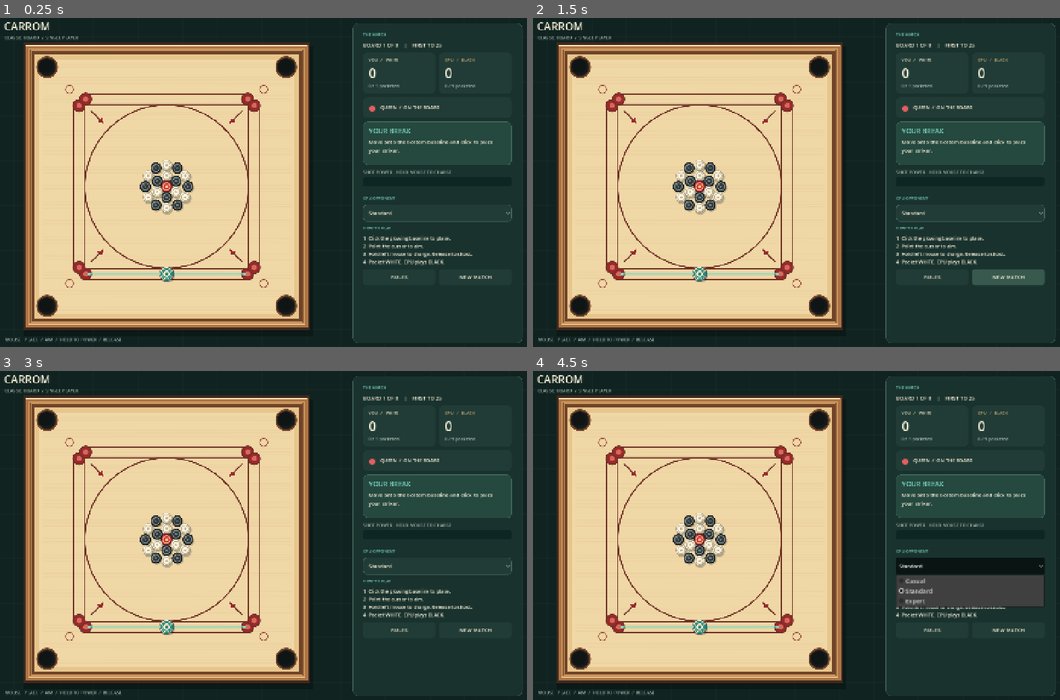
Above: before the commit, frames 1-4 (two rows, left to right).
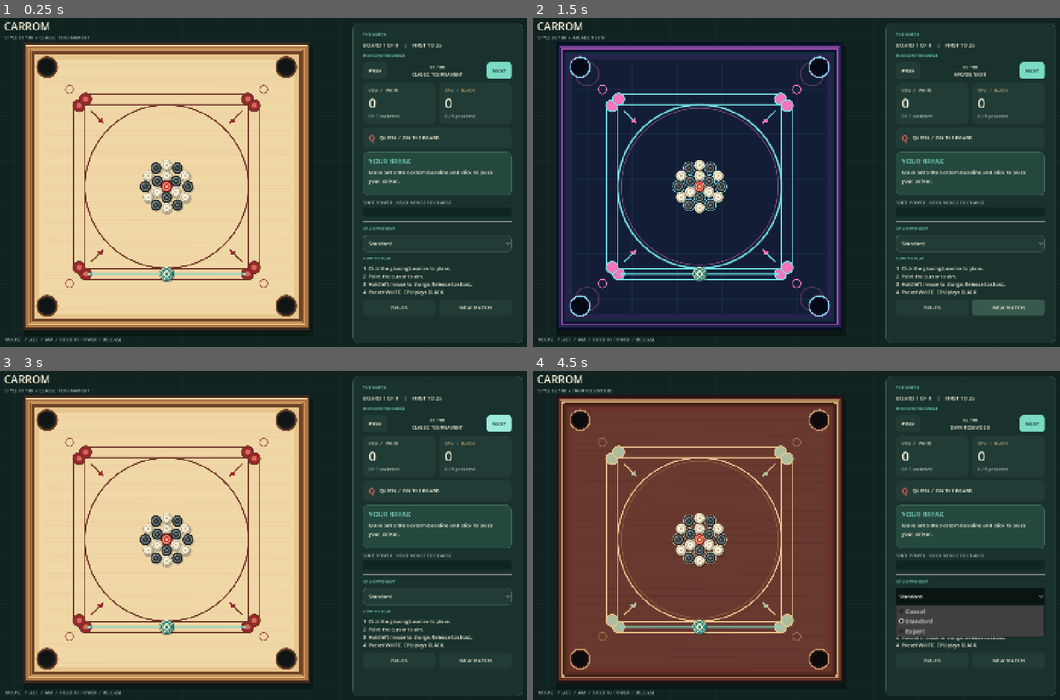
Above: after the commit, the same moments.

Repository: Tekknobot/carromclassic
Game: Godot game, scene res://scenes/main.tscn
The game is run twice, just before and just after one commit, with the same random seed, the same clock (stepped at 60 frames per second) and the same inputs.
Inputs (mouse positions are in pixels of both pictures, inside the frame that each line leads up to):
- Up to frame 1 (0.25 s): no input
- Up to frame 2 (1.5 s): click (907, 70) at 0.5 s, where only the run after the commit has a clickable "PREV"; click "NEW MATCH" at 1.25 s
- Up to frame 3 (3 s): click "NEW MATCH" at 2 s; click (500, 423) at 2.75 s, where only the run after the commit has a clickable "NEXT"
- Up to frame 4 (4.5 s): click (1033, 423) at 3.5 s, where only the run after the commit has a clickable "NEXT"; click "Standard" at 4.25 s

The runs differ from the first frame. In frame 1, 4.6% of the frame differs, in the area x 0-98%, y 5-89%; in frame 2, 52%; in frame 3, 4.6%; in frame 4, 54%, in the area x 0-98%, y 5-95%.

Commit message:
Add new board designs.

Diff:
--- a/project.godot
+++ b/project.godot
@@ -14,7 +14,11 @@
 config/description="Top-down 2D carrom with a mouse-first striker, classic rules and a shot-planning CPU."
 run/main_scene="res://scenes/main.tscn"
 config/features=PackedStringArray("4.6", "GL Compatibility")
+boot_splash/bg_color=Color(0, 0, 0, 1)
+boot_splash/stretch_mode=0
+boot_splash/image="uid://cetdmctvmeu7v"
 config/icon="res://icon.svg"
+boot_splash/minimum_display_time=2000
 
 [display]
 
--- a/scenes/main.tscn
+++ b/scenes/main.tscn
@@ -1,8 +1,8 @@
-[gd_scene load_steps=2 format=3]
+[gd_scene format=3 uid="uid://b8cqpewg07x3f"]
 
-[ext_resource type="Script" path="res://scripts/game.gd" id="1_game"]
+[ext_resource type="Script" uid="uid://cylh8c1crjmy" path="res://scripts/game.gd" id="1_game"]
 
-[node name="CarromGame" type="Control"]
+[node name="CarromGame" type="Control" unique_id=1779148313]
 layout_mode = 3
 anchors_preset = 15
 anchor_right = 1.0
--- a/scripts/carrom_board.gd
+++ b/scripts/carrom_board.gd
@@ -9,6 +9,41 @@
 const RED := Color("#9b292d")
 const CREAM := Color("#fff6dc")
 const GLOW := Color("#80d9c2")
+
+# Style 0 deliberately uses the original hand-drawn tournament board unchanged.
+# The seven additional designs are cosmetic; geometry and physics never change.
+const STYLE_NAMES := [
+	"CLASSIC TOURNAMENT", "DARK ROSEWOOD", "IVORY & WALNUT", "MODERN MINIMAL",
+	"VINTAGE HERITAGE", "BLACK & GOLD", "COASTAL TEAK", "ARCADE NEON"
+]
+const STYLE_PALETTES := [
+	{},
+	{"outer": "#241212", "rim": "#693329", "trim": "#cfac70", "inner": "#442019", "lip": "#572b23", "surface": "#68392f", "ink": "#e9c88d", "mark": "#adbd9d", "detail": "#b98958", "pocket": "#100d11", "pocket_ring": "#bd9165", "grain": "#230f11"},
+	{"outer": "#38251d", "rim": "#69442b", "trim": "#b58a55", "inner": "#54351f", "lip": "#dcc392", "surface": "#f3e6c8", "ink": "#713a2e", "mark": "#a94f43", "detail": "#ae8958", "pocket": "#19191b", "pocket_ring": "#825b40", "grain": "#8b6b48"},
+	{"outer": "#232c34", "rim": "#46535b", "trim": "#a9b6b7", "inner": "#283740", "lip": "#b6c5c3", "surface": "#d9ded6", "ink": "#475861", "mark": "#b26d55", "detail": "#849a9b", "pocket": "#141b23", "pocket_ring": "#52676b", "grain": "#52676b"},
+	{"outer": "#4a251a", "rim": "#915b32", "trim": "#d6a969", "inner": "#66321e", "lip": "#bd854c", "surface": "#d5aa69", "ink": "#6e2d25", "mark": "#9f3d2b", "detail": "#744627", "pocket": "#24150f", "pocket_ring": "#a75d36", "grain": "#76411d"},
+	{"outer": "#090c10", "rim": "#272628", "trim": "#b49554", "inner": "#12171a", "lip": "#55503b", "surface": "#20252a", "ink": "#c9ae71", "mark": "#f6db9a", "detail": "#82704c", "pocket": "#06090c", "pocket_ring": "#d1b776", "grain": "#778084"},
+	{"outer": "#394335", "rim": "#725338", "trim": "#c0a270", "inner": "#6f5a3c", "lip": "#d6bb8e", "surface": "#dabc89", "ink": "#336a66", "mark": "#a35140", "detail": "#6a9b90", "pocket": "#172b29", "pocket_ring": "#4c7870", "grain": "#8b6135"},
+	{"outer": "#080e22", "rim": "#25234b", "trim": "#a852bb", "inner": "#10142e", "lip": "#152c40", "surface": "#131e36", "ink": "#73e3e8", "mark": "#f674ba", "detail": "#697cd7", "pocket": "#050b1b", "pocket_ring": "#70d7e4", "grain": "#36618c"}
+]
+
+var style_index: int = 0
+
+func set_style(value: int) -> void:
+	style_index = posmod(value, STYLE_NAMES.size())
+	queue_redraw()
+
+func get_style_name() -> String:
+	return STYLE_NAMES[style_index]
+
+func _skin_color(key: String) -> Color:
+	return Color(str(STYLE_PALETTES[style_index][key]))
+
+func _ink() -> Color:
+	return INK if style_index == 0 else _skin_color("ink")
+
+func _red() -> Color:
+	return RED if style_index == 0 else _skin_color("mark")
 
 var discs: Array = []
 var side: int = 0
@@ -25,6 +60,22 @@
 	queue_redraw()
 
 func _draw() -> void:
+	if style_index == 0:
+		_draw_classic_board()
+	else:
+		_draw_alternate_board()
+	# Subtle highlight of active player's placement zone.
+	if display_striker:
+		var baseline_y := base_y(side)
+		var ac := (Color("#68e9ed") if side == 0 else Color("#f4ad7b")) if style_index == 7 else (GLOW if side == 0 else Color("#e3b87d"))
+		draw_line(Vector2(132, baseline_y), Vector2(548, baseline_y), Color(ac, 0.34), 5.0, true)
+		draw_line(Vector2(132, baseline_y), Vector2(548, baseline_y), Color(ac, 0.92), 1.6, true)
+		for end_x in [132.0, 548.0]:
+			draw_circle(Vector2(end_x, baseline_y), 3.0, ac, true, -1.0, true)
+	_draw_discs()
+	_draw_aim()
+
+func _draw_classic_board() -> void:
 	# Cast-shadow, solid wood frame, inner inset and warm playing veneer.
 	draw_rect(Rect2(-43, -34, 775, 774), Color(0.0, 0.0, 0.0, 0.28), true)
 	draw_rect(Rect2(-43, -43, 766, 766), Color("#3f291e"), true)
@@ -67,16 +118,157 @@
 	for ix in [81.0, S - 81.0]:
 		for iy in [81.0, S - 81.0]:
 			draw_arc(Vector2(ix, iy), 10.5, 0.0, TAU, 32, Color("#9c503d"), 1.2, true)
-	# Subtle highlight of active player's placement zone.
-	if display_striker:
-		var baseline_y := base_y(side)
-		var ac := GLOW if side == 0 else Color("#e3b87d")
-		draw_line(Vector2(132, baseline_y), Vector2(548, baseline_y), Color(ac, 0.34), 5.0, true)
-		draw_line(Vector2(132, baseline_y), Vector2(548, baseline_y), Color(ac, 0.92), 1.6, true)
-		for end_x in [132.0, 548.0]:
-			draw_circle(Vector2(end_x, baseline_y), 3.0, ac, true, -1.0, true)
-	_draw_discs()
-	_draw_aim()
+
+func _draw_alternate_board() -> void:
+	var outer := _skin_color("outer")
+	var rim := _skin_color("rim")
+	var trim := _skin_color("trim")
+	var inner := _skin_color("inner")
+	var lip := _skin_color("lip")
+	var surface := _skin_color("surface")
+	var ink := _ink()
+	var mark := _red()
+	var detail := _skin_color("detail")
+	var grain := _skin_color("grain")
+	# Constant outer dimensions and playable surface across every theme.
+	draw_rect(Rect2(-43, -34, 775, 774), Color(0, 0, 0, 0.33), true)
+	draw_rect(Rect2(-43, -43, 766, 766), outer, true)
+	draw_rect(Rect2(-37, -37, 754, 754), rim, true)
+	draw_rect(Rect2(-29, -29, 738, 738), trim, true)
+	draw_rect(Rect2(-25, -25, 730, 730), inner, true)
+	draw_rect(Rect2(-19, -19, 718, 718), lip, true)
+	draw_rect(Rect2(-12, -12, 704, 704), rim, true)
+	draw_rect(Rect2(0, 0, S, S), surface, true)
+	# Frames receive distinct inlays without increasing their collision bounds.
+	for j in range(3):
+		var inset := float(j) * 3.0
+		var edge := Color(trim, 0.83 if j == 0 else 0.38)
+		draw_rect(Rect2(-33 + inset, -33 + inset, 746 - inset * 2.0, 746 - inset * 2.0), edge, false, 1.0)
+	# Material details are subtle so every disc remains clearly legible.
+	match style_index:
+		1: # Polished rosewood, continuous lateral grain and brass joinery.
+			for i in range(86):
+				var y := float((i * 41 + 17) % 676) + 2.0
+				var bend := sin(float(i) * 1.91) * 3.7
+				draw_line(Vector2(5, y), Vector2(S - 5.0, y + bend), Color(grain, 0.11 if i % 4 == 0 else 0.052), 1.0)
+			for corner_x in [-24.0, S + 24.0]:
+				for corner_y in [-24.0, S + 24.0]:
+					draw_circle(Vector2(corner_x, corner_y), 3.5, trim)
+					draw_circle(Vector2(corner_x - 0.8, corner_y - 0.8), 1.1, Color("#f6d8a1"))
+		2: # Porcelain-like ivory face and walnut frame.
+			for i in range(41):
+				var x := float(i * 19 + 5)
+				draw_line(Vector2(x, 4), Vector2(x - 8, S - 4), Color(grain, 0.025), 1.0)
+			for t in range(4):
+				draw_rect(Rect2(16 + float(t) * 4.0, 16 + float(t) * 4.0, 648 - float(t) * 8.0, 648 - float(t) * 8.0), Color(detail, 0.14 if t == 0 else 0.045), false, 1.0)
+		3: # Contemporary matte face, almost no grain.
+			for k in range(4):
+				var y := 45.0 + float(k) * 196.0
+				draw_line(Vector2(50, y), Vector2(S - 50, y), Color(grain, 0.035), 1.0)
+			for k in range(4):
+				var x := 45.0 + float(k) * 196.0
+				draw_line(Vector2(x, 50), Vector2(x, S - 50), Color(grain, 0.035), 1.0)
+		4: # Amber patina and small hand-carved marks.
+			for i in range(93):
+				var y := float((i * 43 + 21) % 672) + 4.0
+				draw_line(Vector2(7, y), Vector2(S - 8, y + sin(float(i)) * 2.8), Color(grain, 0.045 if i % 3 else 0.09), 1.0)
+			for x in [43.0, 637.0]:
+				for y in [43.0, 637.0]:
+					draw_arc(Vector2(x, y), 15.0, 0.0, TAU, 48, Color(detail, 0.45), 1.2, true)
+					draw_arc(Vector2(x, y), 9.0, 0.0, TAU, 40, Color(mark, 0.35), 1.0, true)
+		5: # Jet-black enamel with hairline metallic machining.
+			for i in range(48):
+				var y := float(i) * 14.0 + 10.0
+				draw_line(Vector2(10, y), Vector2(S - 10, y), Color(grain, 0.027), 1.0)
+			for x in [42.0, 638.0]:
+				for y in [42.0, 638.0]:
+					_draw_diamond(Vector2(x, y), 11.0, Color(trim, 0.57))
+		6: # Sun-warmed teak: plank seams and turquoise accents.
+			for i in range(1, 8):
+				var x := float(i) * 85.0
+				draw_line(Vector2(x, 5.0), Vector2(x, S - 5.0), Color(grain, 0.095), 1.2)
+			for i in range(68):
+				var y := float((i * 29 + 7) % 673) + 4.0
+				draw_line(Vector2(8, y), Vector2(S - 8, y + sin(float(i) * 1.4)), Color(grain, 0.045), 1.0)
+		7: # Sleek arcade board with fine luminous grid lines.
+			for i in range(1, 17):
+				var x := float(i) * 40.0
+				draw_line(Vector2(x, 4), Vector2(x, S - 4), Color(ink, 0.055), 1.0)
+				draw_line(Vector2(4, x), Vector2(S - 4, x), Color(ink, 0.055), 1.0)
+			for k in range(4):
+				var at := Vector2(40.0 if k % 2 == 0 else 640.0, 40.0 if k < 2 else 640.0)
+				draw_arc(at, 31.0, 0, TAU, 60, Color(mark, 0.25), 2.5, true)
+	# All boards retain the official-style center ring and four baseline layouts.
+	var c := Vector2(S * 0.5, S * 0.5)
+	var line_width := 1.7 if style_index == 3 else 2.25
+	if style_index == 7:
+		draw_arc(c, 218.0, 0.0, TAU, 160, Color(ink, 0.17), 6.0, true)
+		draw_arc(c, 218.0, 0.0, TAU, 160, Color(ink, 0.28), 3.7, true)
+	draw_arc(c, 218.0, 0, TAU, 160, ink, line_width, true)
+	draw_arc(c, 14.65, 0, TAU, 48, ink, 2.6, true)
+	draw_circle(c, 7.0, mark)
+	if style_index == 1:
+		draw_arc(c, 209.0, 0, TAU, 160, Color(detail, 0.42), 1.0, true)
+		draw_arc(c, 25.0, 0, TAU, 80, Color(trim, 0.45), 1.0, true)
+	elif style_index == 2:
+		draw_arc(c, 207.0, 0, TAU, 160, Color(detail, 0.34), 1.0, true)
+		draw_arc(c, 32.0, 0, TAU, 80, Color(mark, 0.35), 1.1, true)
+	elif style_index == 3:
+		draw_line(c + Vector2(-28, 0), c + Vector2(28, 0), Color(ink, 0.25), 1.0)
+		draw_line(c + Vector2(0, -28), c + Vector2(0, 28), Color(ink, 0.25), 1.0)
+	elif style_index == 4:
+		for k in range(12):
+			var a := float(k) * TAU / 12.0
+			var point := c + Vector2.from_angle(a) * 207.0
+			draw_circle(point, 2.2, Color(detail, 0.34))
+		draw_arc(c, 198.0, 0, TAU, 150, Color(mark, 0.16), 1.1, true)
+	elif style_index == 5:
+		draw_arc(c, 224.0, 0, TAU, 160, Color(trim, 0.20), 2.0, true)
+		for k in range(8):
+			_draw_diamond(c + Vector2.from_angle(float(k) * TAU / 8.0) * 199.0, 6.5, Color(trim, 0.42))
+	elif style_index == 6:
+		draw_arc(c, 207.0, 0, TAU, 160, Color(detail, 0.36), 1.0, true)
+		for k in range(12):
+			var a := float(k) * TAU / 12.0
+			draw_line(c + Vector2.from_angle(a) * 28.0, c + Vector2.from_angle(a) * 36.0, Color(detail, 0.45), 1.0)
+	elif style_index == 7:
+		draw_arc(c, 209.0, 0, TAU, 160, Color(mark, 0.46), 1.1, true)
+		draw_arc(c, 28.0, 0, TAU, 80, Color(mark, 0.35), 1.5, true)
+	for q in range(4):
+		var angle := PI / 4.0 + float(q) * PI / 2.0
+		var unit := Vector2.from_angle(angle)
+		var right := unit.orthogonal()
+		var near_pt := c + unit * 239.0
+		var far_pt := c + unit * 285.0
+		draw_line(near_pt, far_pt, ink, line_width, true)
+		var head := PackedVector2Array([near_pt - unit * 2.0, near_pt + unit * 14.0 + right * 7.0, near_pt + unit * 14.0 - right * 7.0])
+		draw_colored_polygon(head, mark)
+	for face in range(4):
+		_draw_baseline(face)
+	for x in [81.0, S - 81.0]:
+		for y in [81.0, S - 81.0]:
+			var corner := Vector2(x, y)
+			if style_index == 3:
+				_draw_diamond(corner, 8.0, Color(detail, 0.7))
+			elif style_index == 7:
+				draw_arc(corner, 11.0, 0, TAU, 44, mark, 1.3, true)
+			else:
+				draw_arc(corner, 10.5, 0, TAU, 32, Color(detail, 0.72), 1.2, true)
+	# Physical pockets have exactly the same centers and hole radius as classic.
+	for pocket in CarromPhysics.POCKETS:
+		draw_circle(pocket, 28.5, _skin_color("pocket_ring"))
+		draw_circle(pocket, 24.8, _skin_color("inner"))
+		draw_circle(pocket, 22.0, _skin_color("pocket"))
+		draw_circle(pocket + Vector2(-3.0, -3.0), 18.4, Color(0, 0, 0, 0.22))
+		if style_index == 7:
+			draw_arc(pocket, 28.0, 0, TAU, 60, Color(mark, 0.33), 1.4, true)
+
+func _draw_diamond(center: Vector2, radius: float, color: Color) -> void:
+	var points := PackedVector2Array([
+		center + Vector2(0, -radius), center + Vector2(radius, 0),
+		center + Vector2(0, radius), center + Vector2(-radius, 0)
+	])
+	draw_colored_polygon(points, color)
 
 func _draw_baseline(face: int) -> void:
 	var a: Vector2 = Vector2(124.0, 559.0)
@@ -87,16 +279,16 @@
 	_draw_side_line(c, d, face)
 	for x in [124.0, 556.0]:
 		var point := _rotate_board(Vector2(x, 573.5), face)
-		draw_circle(point, 15.0, RED, true, -1, true)
-		draw_arc(point, 15.8, 0, TAU, 40, INK, 1.8, true)
-		draw_circle(point, 6.5, Color("#d36a58"), true, -1, true)
+		draw_circle(point, 15.0, _red(), true, -1, true)
+		draw_arc(point, 15.8, 0, TAU, 40, _ink(), 1.8, true)
+		draw_circle(point, 6.5, Color("#d36a58") if style_index == 0 else Color(_red(), 0.58), true, -1, true)
 
 func _rotate_board(p: Vector2, quarter_turns: int) -> Vector2:
 	var v := p - Vector2(S / 2.0, S / 2.0)
 	return Vector2(S / 2.0, S / 2.0) + v.rotated(float(quarter_turns) * PI / 2.0)
 
 func _draw_side_line(a: Vector2, b: Vector2, face: int) -> void:
-	draw_line(_rotate_board(a, face), _rotate_board(b, face), INK, 2.0, true)
+	draw_line(_rotate_board(a, face), _rotate_board(b, face), _ink(), 2.0, true)
 
 static func base_y(who: int) -> float:
 	return 573.5 if who == 0 else 106.5
@@ -124,6 +316,9 @@
 			fill = Color("#f9e8c5")
 			outer = Color("#3c655f")
 			ornament = Color("#28897e")
+		# Black carrommen need an extra contrasting silhouette on dark skins.
+		if style_index in [1, 5, 7] and kind == "black":
+			draw_circle(pos, rad + 1.9, Color("#c6b895") if style_index != 7 else Color("#7fdbe7"), true, -1, true)
 		draw_circle(pos, rad, outer, true, -1, true)
 		draw_circle(pos + Vector2(-0.75, -0.8), rad - 2.0, fill, true, -1, true)
 		draw_arc(pos, rad - 4.3, 0.0, TAU, 40, ornament, 1.25, true)
@@ -150,7 +345,7 @@
 	var dir: Vector2 = aim_direction.normalized()
 	if dir.length_squared() < 0.5:
 		return
-	var color := Color("#60cbb4") if side == 0 else Color("#edb36c")
+	var color := (Color("#79f2f1") if side == 0 else Color("#ffb479")) if style_index == 7 else (Color("#60cbb4") if side == 0 else Color("#edb36c"))
 	var cast_len: float = 130.0 + aim_power * 245.0
 	var end: Vector2 = start + dir * cast_len
 	# Dashed aim ray, readable against either light or dark pieces.
--- a/scripts/game.gd
+++ b/scripts/game.gd
@@ -60,14 +60,22 @@
 var sound_click: AudioStreamPlayer
 var title_label: Label
 var board_caption: Label
+var board_style_index: int = 0
+var board_style_label: Label
+var board_style_prev: Button
+var board_style_next: Button
+const SETTINGS_PATH := "user://carrom_board_settings.cfg"
 var tip_label: Label
 
 func _ready() -> void:
 	mouse_filter = Control.MOUSE_FILTER_PASS
+	_load_board_style()
 	board = BOARD_SCENE.new()
 	add_child(board)
+	board.set_style(board_style_index)
 	_build_ui()
 	_build_audio()
+	_refresh_board_style_ui()
 	_new_match()
 	_layout()
 	queue_redraw()
@@ -168,6 +176,24 @@
 	scroll.add_child(content)
 	_label(content, "THE MATCH", 11, MINT)
 	match_info = _label(content, "BOARD 1 OF 8   |   FIRST TO 25", 14, TEXT)
+	# A dedicated cosmetic selector: usable during every phase of the match.
+	# "NEXT" wraps from theme 8 back to the untouched original theme 1.
+	_label(content, "BOARD APPEARANCE", 11, MINT)
+	var board_style_row := HBoxContainer.new()
+	board_style_row.add_theme_constant_override("separation", 7)
+	content.add_child(board_style_row)
+	board_style_prev = _make_button(board_style_row, "PREV")
+	board_style_prev.custom_minimum_size.x = 58
+	board_style_prev.size_flags_horizontal = Control.SIZE_SHRINK_BEGIN
+	board_style_prev.pressed.connect(func() -> void: _cycle_board_style(-1))
+	board_style_label = _label(board_style_row, "01 / 08   CLASSIC TOURNAMENT", 12, TEXT, true)
+	board_style_label.horizontal_alignment = HORIZONTAL_ALIGNMENT_CENTER
+	board_style_label.vertical_alignment = VERTICAL_ALIGNMENT_CENTER
+	board_style_label.custom_minimum_size.y = 45
+	board_style_next = _make_button(board_style_row, "NEXT", true)
+	board_style_next.custom_minimum_size.x = 58
+	board_style_next.size_flags_horizontal = Control.SIZE_SHRINK_END
+	board_style_next.pressed.connect(func() -> void: _cycle_board_style(1))
 	var scores := HBoxContainer.new()
 	scores.add_theme_constant_override("separation", 10)
 	content.add_child(scores)
@@ -183,7 +209,7 @@
 	var queen_row := HBoxContainer.new()
 	queens.add_child(queen_row)
 	var queen_dot := Label.new()
-	queen_dot.text = "●"
+	queen_dot.text = "Q"
 	queen_dot.add_theme_font_size_override("font_size", 22)
 	queen_dot.add_theme_color_override("font_color", Color("#e45f62"))
 	queen_row.add_child(queen_dot)
@@ -303,6 +329,30 @@
 	var dialog_size := Vector2(minf(640, sz.x - 80), minf(790, sz.y - 50))
 	rules_overlay.position = (sz - dialog_size) * 0.5
 	rules_overlay.size = dialog_size
+
+func _load_board_style() -> void:
+	var config := ConfigFile.new()
+	if FileAccess.file_exists(SETTINGS_PATH) and config.load(SETTINGS_PATH) == OK:
+		board_style_index = clampi(int(config.get_value("appearance", "board_style", 0)), 0, CarromBoard.STYLE_NAMES.size() - 1)
+
+func _save_board_style() -> void:
+	var config := ConfigFile.new()
+	config.set_value("appearance", "board_style", board_style_index)
+	config.save(SETTINGS_PATH)
+
+func _refresh_board_style_ui() -> void:
+	if board_style_label != null:
+		board_style_label.text = "%02d / 08\n%s" % [board_style_index + 1, CarromBoard.STYLE_NAMES[board_style_index]]
+	if board_caption != null:
+		board_caption.text = "STYLE %02d / 08  /  %s" % [board_style_index + 1, CarromBoard.STYLE_NAMES[board_style_index]]
+
+func _cycle_board_style(step: int) -> void:
+	board_style_index = posmod(board_style_index + step, CarromBoard.STYLE_NAMES.size())
+	board.set_style(board_style_index)
+	_refresh_board_style_ui()
+	_save_board_style()
+	if sound_click != null:
+		sound_click.play()
 
 func _new_match() -> void:
 	board_number = 1
Binary file added: Icon/pizzza-icon.png
Not shown, added: Icon/pizzza-icon.png.import
Not shown, added: .DS_Store
Not shown, changed: README.md
